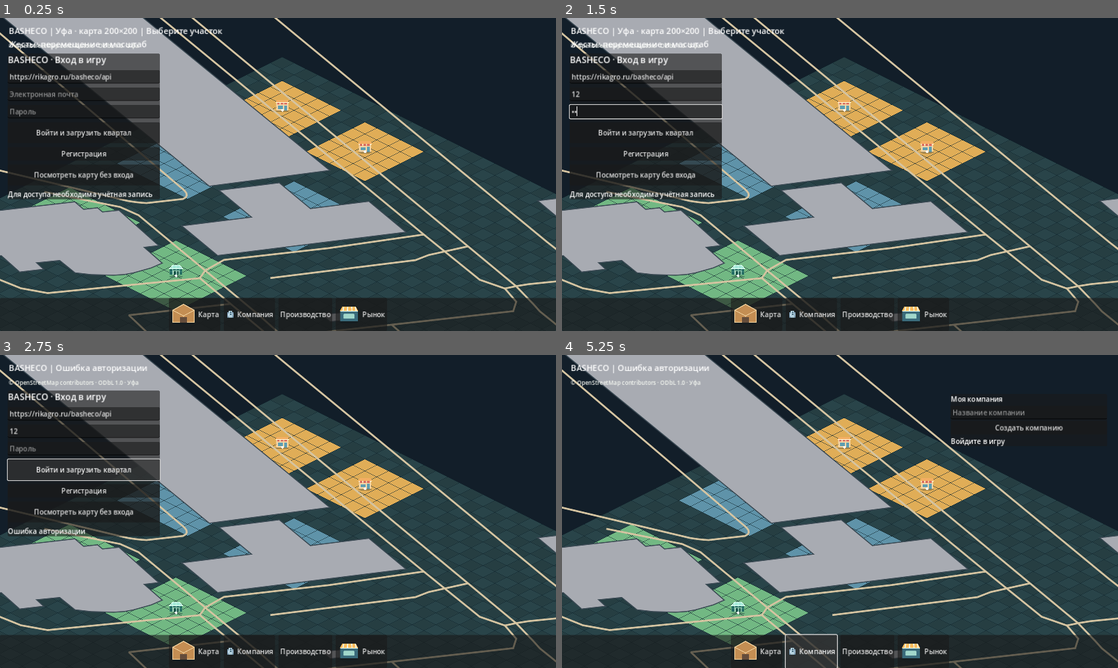
Above: before the commit, frames 1-4 (two rows, left to right).
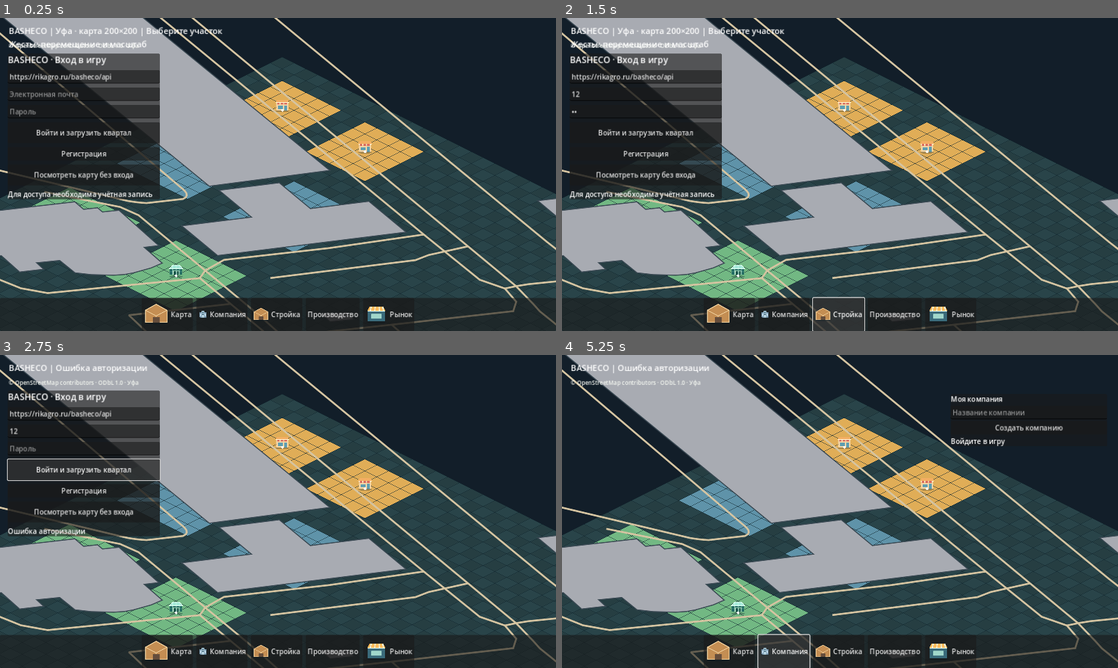
Above: after the commit, the same moments.

Repository: maillunex-lang/basheco
Game: Godot game, scene res://scenes/world.tscn
Same seed, same stepped clock (60 frames per second), same inputs: the game is played once before the commit and once after it.
Inputs (mouse positions are in pixels of both pictures, inside the frame that each line leads up to):
- Up to frame 1 (0.25 s): no input
- Up to frame 2 (1.5 s): click (645, 93) at 0.52 s; type "12" at 0.6 s; click (645, 111) at 0.75 s; type "12" at 0.83 s; click (840, 315) at 1.25 s, where only the run after the commit has a clickable "Стройка"
- Up to frame 3 (2.75 s): click "Войти и загрузить квартал" at 2 s
- Up to frame 4 (5.25 s): click "Регистрация" at 2.75 s; click "Посмотреть карту без входа" at 3.5 s; click "Карта" at 4.25 s; click "Компания" at 5 s

The runs differ from the first frame. In frame 1, 1.3% of the frame differs, in the area x 25-75%, y 89-100%; in frame 2, 1.6%, in the area x 1-75%, y 27-100%; in frame 3, 1.3%; in frame 4, 1.4%.
Error after the commit: Invalid access to property or key 'panel' on a base object of type 'null instance'. (res://scripts/game_nav.gd:43)

Commit message:
feat(client): add construction navigation and responsive panel

Diff:
--- a/client/scripts/game_nav.gd
+++ b/client/scripts/game_nav.gd
@@ -3,6 +3,7 @@
 const ITEMS := [
     ["Карта", "res://assets/icons/warehouse.svg", ""],
     ["Компания", "res://assets/icons/company.svg", "Company"],
+    ["Стройка", "res://assets/icons/warehouse.svg", "Build"],
     ["Производство", "res://assets/icons/workshop.svg", "Economy"],
     ["Рынок", "res://assets/icons/market.svg", "Market"]
 ]
@@ -37,7 +38,7 @@
     bar.add_theme_constant_override("separation", int(8 * scale_factor))
     for button in bar.get_children():
         button.custom_minimum_size = Vector2(118 * scale_factor, 58)
-    for name in ["Company", "Economy", "Market"]:
+    for name in ["Company", "Economy", "Market", "Build"]:
         var node: Node = get_parent().get_node(name)
         if node.panel != null:
             node.panel.position = Vector2(maxf(12.0, size.x - 385.0), 90.0)
